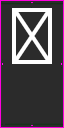
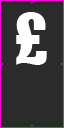
The second 64px x 128px image is a revision of the first. Changes to its layers:
hid "0000" over (12, 8, 52, 64)
added layer "£" above "^" over (16, 12, 47, 65)
